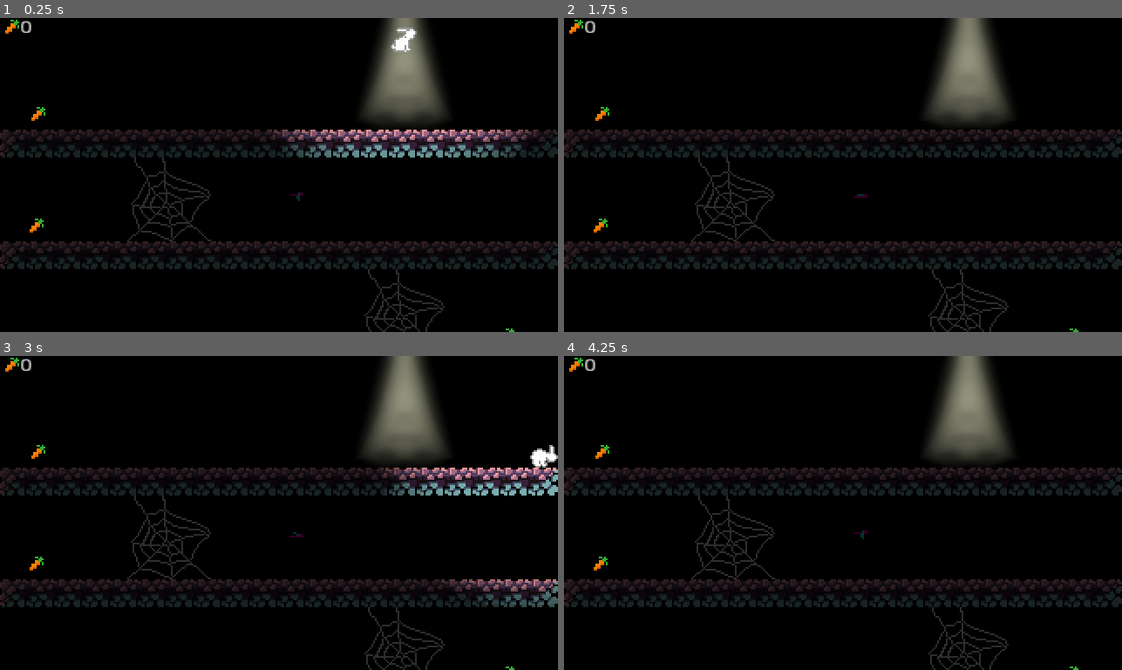
Above: before the commit, frames 1-4 (two rows, left to right).
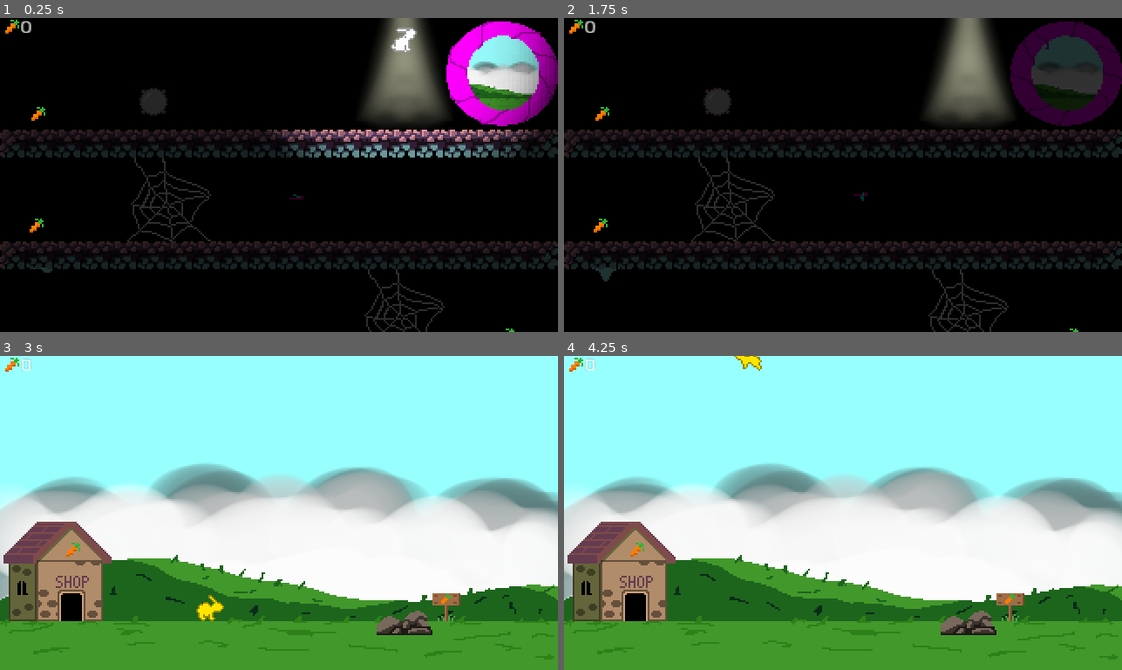
Above: after the commit, the same moments.

Repository: JarWarren/Wrrn
Game: Godot game, scene res://World/Underworld.tscn
The game is run twice, just before and just after one commit, with the same random seed, the same clock (stepped at 60 frames per second) and the same inputs. This scene is started directly instead of the project's main scene.
Inputs:
- Up to frame 1 (0.25 s): no input
- Up to frame 2 (1.75 s): tap Enter (ui_accept) at 0.5, 0.77, 1.52 s; hold Right (ui_right) 0.53-1.28 s; hold Left (ui_left) from 1.28 s (still down)
- Up to frame 3 (3 s): release Left (ui_left) at 2.03 s; hold Right (ui_right) from 2.03 s (still down)
- Up to frame 4 (4.25 s): tap Enter (ui_accept) at 3.02, 3.77 s; release Right (ui_right) at 3.53 s; hold Left (ui_left) from 3.53 s (still down)

The runs differ from the first frame. In frame 1, 5.7% of the frame differs, in the area x 5-100%, y 1-82%; in frame 2, 5.5%; in frame 3, 99%; in frame 4, 100%, in the area x 0-100%, y 0-100%.

Commit message:
add enemies

Diff:
--- /dev/null
+++ b/Enemies/Boulder.gd
@@ -0,0 +1,23 @@
+extends Node
+
+# properties
+export var speed = 3
+export var clockwise = true
+
+onready var startPosition = $StartPosition
+onready var endPosition = $EndPosition
+onready var boulder = $KinematicBody2D
+
+# override methods
+func _ready():
+	boulder.position = startPosition.position
+	endPosition.position.y = startPosition.position.y
+	clockwise = endPosition.position.x > startPosition.position.x
+	speed = speed if clockwise else -speed
+
+
+func _process(_delta):
+	boulder.rotate(-speed)
+	boulder.position.x += speed
+	if (clockwise and boulder.position.x >= endPosition.position.x) or (not clockwise and boulder.position.x <= endPosition.position.x):
+		boulder.position = startPosition.position
--- /dev/null
+++ b/Enemies/Boulder.tscn
@@ -0,0 +1,25 @@
+[gd_scene load_steps=4 format=2]
+
+[ext_resource path="res://Sprites/boulder.png" type="Texture" id=1]
+[ext_resource path="res://Enemies/Boulder.gd" type="Script" id=2]
+
+[sub_resource type="CircleShape2D" id=1]
+radius = 23.0868
+
+[node name="Boulder" type="Node"]
+script = ExtResource( 2 )
+
+[node name="StartPosition" type="Position2D" parent="."]
+position = Vector2( 40, 0 )
+
+[node name="EndPosition" type="Position2D" parent="."]
+position = Vector2( -44, 0 )
+
+[node name="KinematicBody2D" type="KinematicBody2D" parent="."]
+collision_layer = 4
+
+[node name="Sprite" type="Sprite" parent="KinematicBody2D"]
+texture = ExtResource( 1 )
+
+[node name="CollisionShape2D" type="CollisionShape2D" parent="KinematicBody2D"]
+shape = SubResource( 1 )
--- a/Enemies/Dragonfly.tscn
+++ b/Enemies/Dragonfly.tscn
@@ -46,7 +46,7 @@
 
 [node name="AnimatedSprite" type="AnimatedSprite" parent="."]
 frames = SubResource( 6 )
-frame = 4
+frame = 2
 playing = true
 
 [node name="CollisionShape2D" type="CollisionShape2D" parent="."]
--- /dev/null
+++ b/Enemies/Mine.tscn
@@ -0,0 +1,15 @@
+[gd_scene load_steps=3 format=2]
+
+[ext_resource path="res://Sprites/mine.png" type="Texture" id=1]
+
+[sub_resource type="CircleShape2D" id=1]
+radius = 8.06226
+
+[node name="Mine" type="StaticBody2D"]
+collision_layer = 4
+
+[node name="CollisionShape2D" type="CollisionShape2D" parent="."]
+shape = SubResource( 1 )
+
+[node name="Sprite" type="Sprite" parent="."]
+texture = ExtResource( 1 )
--- /dev/null
+++ b/Enemies/Slime.tscn
@@ -0,0 +1,53 @@
+[gd_scene load_steps=4 format=2]
+
+[ext_resource path="res://Sprites/slime.png" type="Texture" id=1]
+
+[sub_resource type="Animation" id=1]
+resource_name = "Drip"
+length = 1.2
+loop = true
+step = 0.05
+tracks/0/type = "value"
+tracks/0/path = NodePath(".:frame")
+tracks/0/interp = 1
+tracks/0/loop_wrap = true
+tracks/0/imported = false
+tracks/0/enabled = true
+tracks/0/keys = {
+"times": PoolRealArray( 0, 0.15, 0.3, 0.45, 0.6, 0.75, 0.9, 1.05 ),
+"transitions": PoolRealArray( 1, 1, 1, 1, 1, 1, 1, 1 ),
+"update": 1,
+"values": [ 0, 1, 2, 3, 4, 5, 6, 7 ]
+}
+tracks/1/type = "value"
+tracks/1/path = NodePath("Area2D/CollisionShape2D:position")
+tracks/1/interp = 1
+tracks/1/loop_wrap = true
+tracks/1/imported = false
+tracks/1/enabled = true
+tracks/1/keys = {
+"times": PoolRealArray( 0, 0.15, 0.3, 0.45, 0.6, 0.75, 0.9, 1.05 ),
+"transitions": PoolRealArray( 1, 1, 1, 1, 1, 1, 1, 1 ),
+"update": 1,
+"values": [ Vector2( 0, 24 ), Vector2( 3, -24 ), Vector2( 0, -22 ), Vector2( 0, -20 ), Vector2( 0, -16 ), Vector2( 0, -1 ), Vector2( 0, 15 ), Vector2( 0, 24 ) ]
+}
+
+[sub_resource type="CircleShape2D" id=2]
+radius = 2.0
+
+[node name="Slime" type="Sprite"]
+texture = ExtResource( 1 )
+hframes = 8
+frame = 2
+
+[node name="AnimationPlayer" type="AnimationPlayer" parent="."]
+autoplay = "Drip"
+anims/Drip = SubResource( 1 )
+
+[node name="Area2D" type="StaticBody2D" parent="."]
+collision_layer = 4
+collision_mask = 5
+
+[node name="CollisionShape2D" type="CollisionShape2D" parent="Area2D"]
+position = Vector2( 0, -22 )
+shape = SubResource( 2 )
--- a/Carrot/Carrot.tscn
+++ b/Interactable/Carrot.tscn
@@ -1,7 +1,8 @@
 [gd_scene load_steps=5 format=2]
 
 [ext_resource path="res://Sprites/carrot.png" type="Texture" id=1]
-[ext_resource path="res://Carrot/Carrot.gd" type="Script" id=2]
+[ext_resource path="res://Interactable/Carrot.gd" type="Script" id=2]
+
 
 [sub_resource type="CircleShape2D" id=1]
 radius = 5.0
--- /dev/null
+++ b/Interactable/Portal.gd
@@ -0,0 +1,6 @@
+extends Area2D
+
+
+func _on_Portal_body_entered(body):
+	GameController.victory()
+	var _e = get_tree().change_scene("res://World/Overworld.tscn")
--- /dev/null
+++ b/Interactable/Portal.tscn
@@ -0,0 +1,43 @@
+[gd_scene load_steps=9 format=2]
+
+[ext_resource path="res://Sprites/portal.png" type="Texture" id=1]
+[ext_resource path="res://Interactable/Portal.gd" type="Script" id=2]
+
+[sub_resource type="AtlasTexture" id=1]
+atlas = ExtResource( 1 )
+region = Rect2( 0, 0, 64, 64 )
+
+[sub_resource type="AtlasTexture" id=2]
+atlas = ExtResource( 1 )
+region = Rect2( 64, 0, 64, 64 )
+
+[sub_resource type="AtlasTexture" id=3]
+atlas = ExtResource( 1 )
+region = Rect2( 128, 0, 64, 64 )
+
+[sub_resource type="AtlasTexture" id=4]
+atlas = ExtResource( 1 )
+region = Rect2( 192, 0, 64, 64 )
+
+[sub_resource type="SpriteFrames" id=5]
+animations = [ {
+"frames": [ SubResource( 1 ), SubResource( 2 ), SubResource( 3 ), SubResource( 4 ) ],
+"loop": true,
+"name": "default",
+"speed": 12.0
+} ]
+
+[sub_resource type="CircleShape2D" id=6]
+radius = 16.1245
+
+[node name="Portal" type="Area2D"]
+script = ExtResource( 2 )
+
+[node name="AnimatedSprite" type="AnimatedSprite" parent="."]
+frames = SubResource( 5 )
+frame = 2
+playing = true
+
+[node name="CollisionShape2D" type="CollisionShape2D" parent="."]
+shape = SubResource( 6 )
+[connection signal="body_entered" from="." to="." method="_on_Portal_body_entered"]
--- a/Rabbit/Rabbit.gd
+++ b/Rabbit/Rabbit.gd
@@ -11,6 +11,12 @@
 
 onready var sprite = $Sprite
 onready var animationPlayer = $AnimationPlayer
+
+
+# override methods
+func _ready():
+	if GameController.victorious:
+		sprite.modulate = Color(1, 0.9, 0)
 
 
 func _process(_delta):
--- a/Singletons/GameController.gd
+++ b/Singletons/GameController.gd
@@ -3,7 +3,10 @@
 
 # properties
 var carrots = 0
-
+var shovel = false
+var flashlight = false
+var halo = false
+var victorious = false
 
 # override methods
 func _ready():
@@ -11,6 +14,12 @@
 	print("connected")
 
 
+
+# public methods
+func victory():
+	victorious = true
+
+
 # private methods
 func _update_carrot_count(amount):
 	carrots += amount
--- a/World/Underworld.tscn
+++ b/World/Underworld.tscn
@@ -1,13 +1,17 @@
-[gd_scene load_steps=62 format=2]
+[gd_scene load_steps=66 format=2]
 
 [ext_resource path="res://World/Underworld.gd" type="Script" id=1]
 [ext_resource path="res://Sprites/cave_tileset.png" type="Texture" id=2]
 [ext_resource path="res://Rabbit/Rabbit.tscn" type="PackedScene" id=3]
-[ext_resource path="res://Carrot/Carrot.tscn" type="PackedScene" id=4]
+[ext_resource path="res://Interactable/Carrot.tscn" type="PackedScene" id=4]
 [ext_resource path="res://Sprites/entrance.png" type="Texture" id=5]
 [ext_resource path="res://HUD/HUD.tscn" type="PackedScene" id=6]
 [ext_resource path="res://Enemies/Spiderweb.tscn" type="PackedScene" id=7]
 [ext_resource path="res://Enemies/Dragonfly.tscn" type="PackedScene" id=8]
+[ext_resource path="res://Enemies/Slime.tscn" type="PackedScene" id=9]
+[ext_resource path="res://Enemies/Boulder.tscn" type="PackedScene" id=10]
+[ext_resource path="res://Enemies/Mine.tscn" type="PackedScene" id=11]
+[ext_resource path="res://Interactable/Portal.tscn" type="PackedScene" id=12]
 
 [sub_resource type="RectangleShape2D" id=1]
 extents = Vector2( 10, 1500 )
@@ -478,6 +482,9 @@
 
 [node name="HUD" parent="." instance=ExtResource( 6 )]
 
+[node name="Slime" parent="." instance=ExtResource( 9 )]
+position = Vector2( 24, 168 )
+
 [node name="Map" type="Node" parent="."]
 
 [node name="Entrance" type="Sprite" parent="Map"]
@@ -531,8 +538,29 @@
 [node name="Spiderweb4" parent="Spiderwebs" instance=ExtResource( 7 )]
 position = Vector2( 137, 384 )
 
+[node name="Dragonflies" type="Node" parent="."]
+
+[node name="Dragonfly" parent="Dragonflies" instance=ExtResource( 8 )]
+position = Vector2( 170, 104 )
+
+[node name="Portal" parent="." instance=ExtResource( 12 )]
+position = Vector2( 288, 32 )
+
 [node name="Rabbit" parent="." instance=ExtResource( 3 )]
 position = Vector2( 231, -8 )
 
-[node name="Dragonfly" parent="." instance=ExtResource( 8 )]
-position = Vector2( 170, 104 )
+[node name="Boulder" parent="." instance=ExtResource( 10 )]
+
+[node name="StartPosition" parent="Boulder" index="0"]
+position = Vector2( 344, 232 )
+
+[node name="EndPosition" parent="Boulder" index="1"]
+position = Vector2( -32, 232 )
+
+[node name="KinematicBody2D" parent="Boulder" index="2"]
+position = Vector2( 344, 232 )
+
+[node name="Mine" parent="." instance=ExtResource( 11 )]
+position = Vector2( 88, 48 )
+
+[editable path="Boulder"]
--- a/World/Warren.gd
+++ b/World/Warren.gd
@@ -16,4 +16,4 @@
 #	pass
 
 func _on_Warren_body_entered(_body):
-	var _o = get_tree().change_scene("res://World/Underworld.tscn")
+	var _e = get_tree().change_scene("res://World/Underworld.tscn")
Renamed: Carrot/Carrot.gd -> Interactable/Carrot.gd
Binary file added: Sprites/boulder.png
Not shown, added: Sprites/boulder.png.import
Binary file added: Sprites/death.png
Not shown, added: Sprites/death.png.import
Binary file added: Sprites/extras.png
Not shown, added: Sprites/extras.png.import
Binary file added: Sprites/mine.png
Not shown, added: Sprites/mine.png.import
Binary file added: Sprites/portal.png
Not shown, added: Sprites/portal.png.import
Binary file added: Sprites/slime.png
(and 1 more such lines)
